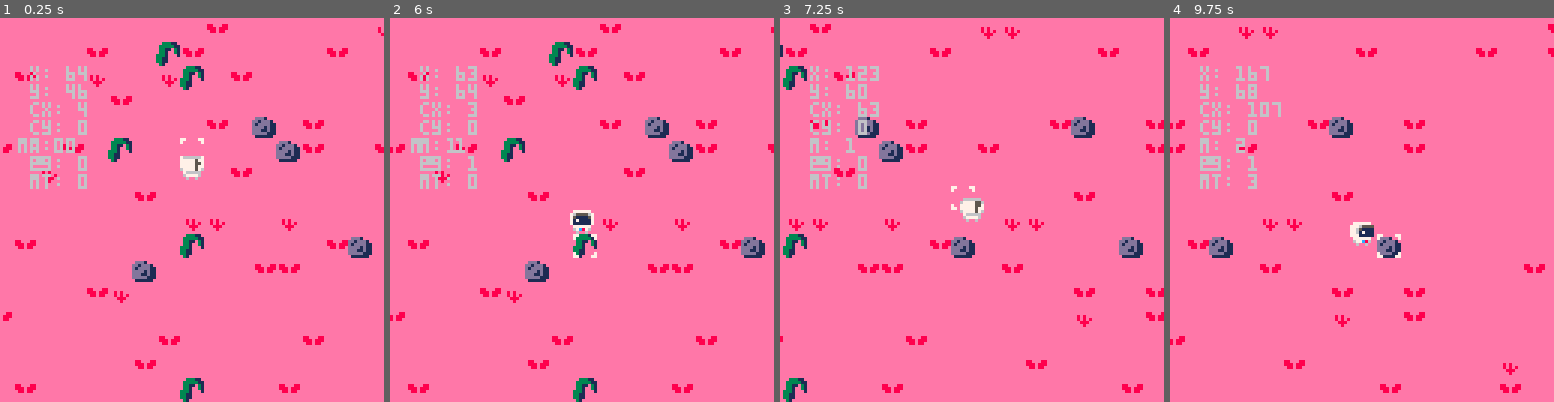
Above: before the commit, frames 1-4 (left to right).
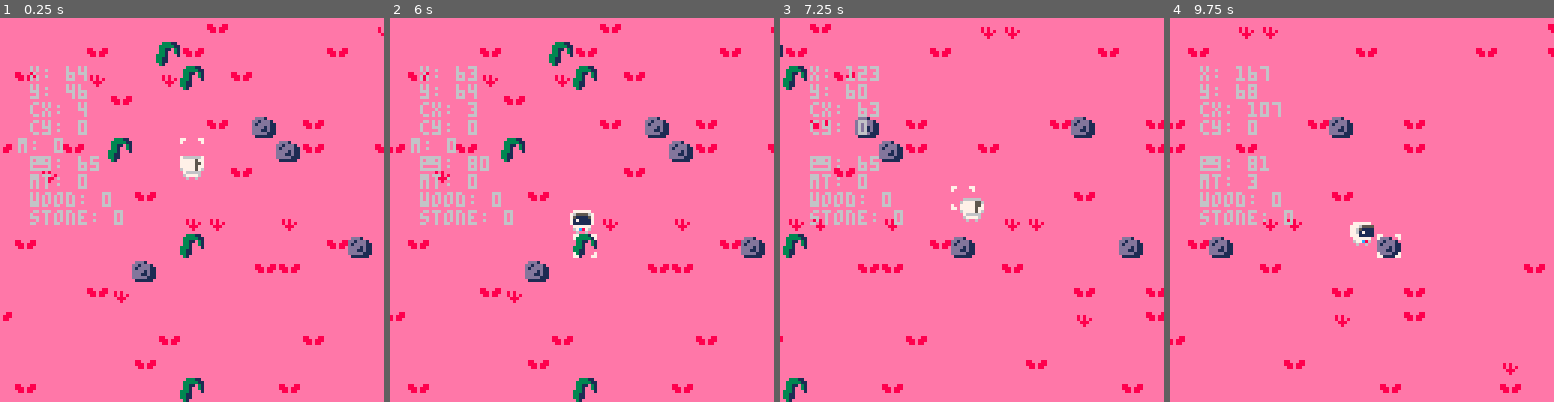
Above: after the commit, the same moments.

Repository: ARKANYOTA/ludumdare47
Game: PICO-8 cartridge arkanv1.p8
Same seed, same stepped clock (60 frames per second), same inputs: the game is played once before the commit and once after it.
Inputs:
- Up to frame 1 (0.25 s): no input
- Up to frame 2 (6 s): tap X (X key) at 0.33, 1.07, 1.85, 2.97, 4.08, 5.2 s; tap O (Z key) at 0.7, 1.7, 2.1, 2.5, 2.9, 3.3, 3.7, 4.1, 4.5, 4.9, 5.3, 5.7 s; hold Right 1.6-2.1 s; hold Up 2.15-2.42 s; hold Right 2.47-3.03 s; hold Left 3.08-3.58 s; hold Down 3.63-3.97 s; hold Right 4.02-4.68 s; hold Up 4.73-5.03 s; hold Left 5.08-5.68 s; hold Down from 5.73 s (still down)
- Up to frame 3 (7.25 s): release Down at 6.03 s; hold Right 6.08-6.58 s; tap O (Z key) at 6.1, 6.5, 6.9 s; tap X (X key) at 6.32 s; hold Right 6.63-7.13 s; hold Up from 7.18 s (still down)
- Up to frame 4 (9.75 s): tap O (Z key) every 0.4 s from 7.3 to 9.7 s; tap X (X key) at 7.43, 8.55, 9.67 s; release Up at 7.45 s; hold Right 7.5-8.07 s; hold Left 8.12-8.62 s; hold Down 8.67-9 s; hold Right 9.05-9.72 s

The runs differ from the first frame. In frame 1, 1.0% of the frame differs, in the area x 7-33%, y 31-54%; in frame 2, 1.0%; in frame 3, 0.9%; in frame 4, 1.0%.

Commit message:
mining finished

Diff:
--- a/arkanv1.p8
+++ b/arkanv1.p8
@@ -17,10 +17,12 @@
 rot=0
 sprt=1
 mt=0
-mine=0
 anims={
 	afk={1,7,4,9},
 }
+
+--inventory
+inv={w=0,s=0}
 
 safearea=1
 menu=true
@@ -67,22 +69,18 @@
    if rot==0 and
      fget(mget(cux/8, cuy/8))==0x1
     	then
-       mine=1
        mt+=1
    elseif rot==1 and
      fget(mget(cux/8, cuy/8))==0x1
      then
-       mine=2
        mt+=1
    elseif rot==2 and
      fget(mget(cux/8, cuy/8))==0x1
      then
-       mine=3
        mt+=1
    elseif rot==3 and
      fget(mget(cux/8, cuy/8))==0x1
      then
-       mine=4
        mt+=1
    else
      mt=0
@@ -130,9 +128,10 @@
 		printui("y: "..y,10,22)
 		printui("cx: "..cx,10,28)
 		printui("cy: "..cy,10,34)
-		printui("m: "..mine,10,40)
 		printui("mt: "..mt,10,52)
-		printui("😐: "..fget(mget(cux/8, cuy/8)),10,46)
+		printui("wood: "..inv.w,10,58)
+		printui("stone: "..inv.s,10,64)
+		printui("😐: "..mget(cux/8, cuy/8),10,46)
 end
 -->8
 --functions
@@ -162,6 +161,11 @@
 end
 
 function mining(x, y)
+  if mget(x,y)==80 then
+    inv.w+=1
+  elseif mget(x,y)==81 then
+    inv.s+=1
+  end
   mset(x,y,67)
 end
 
